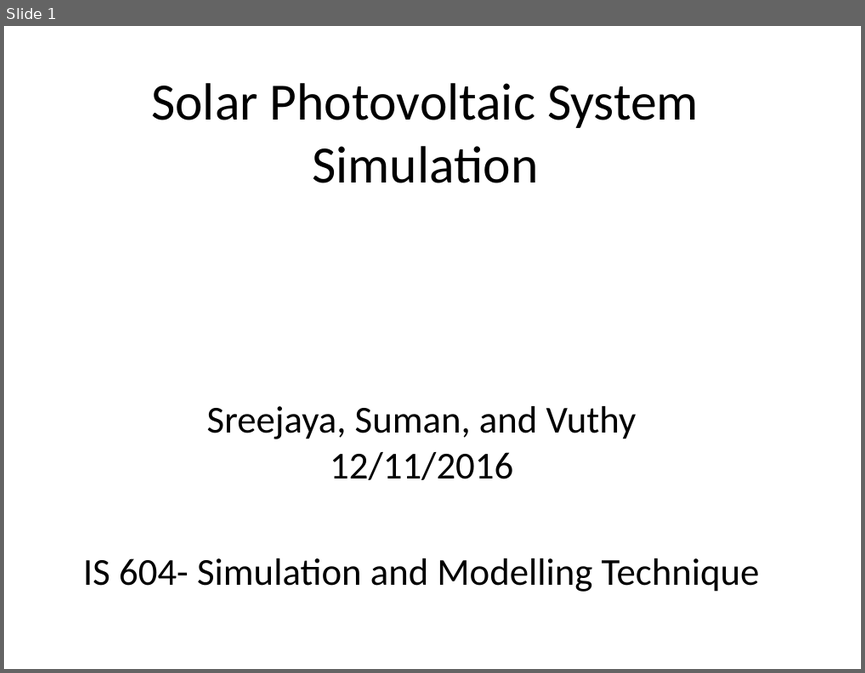
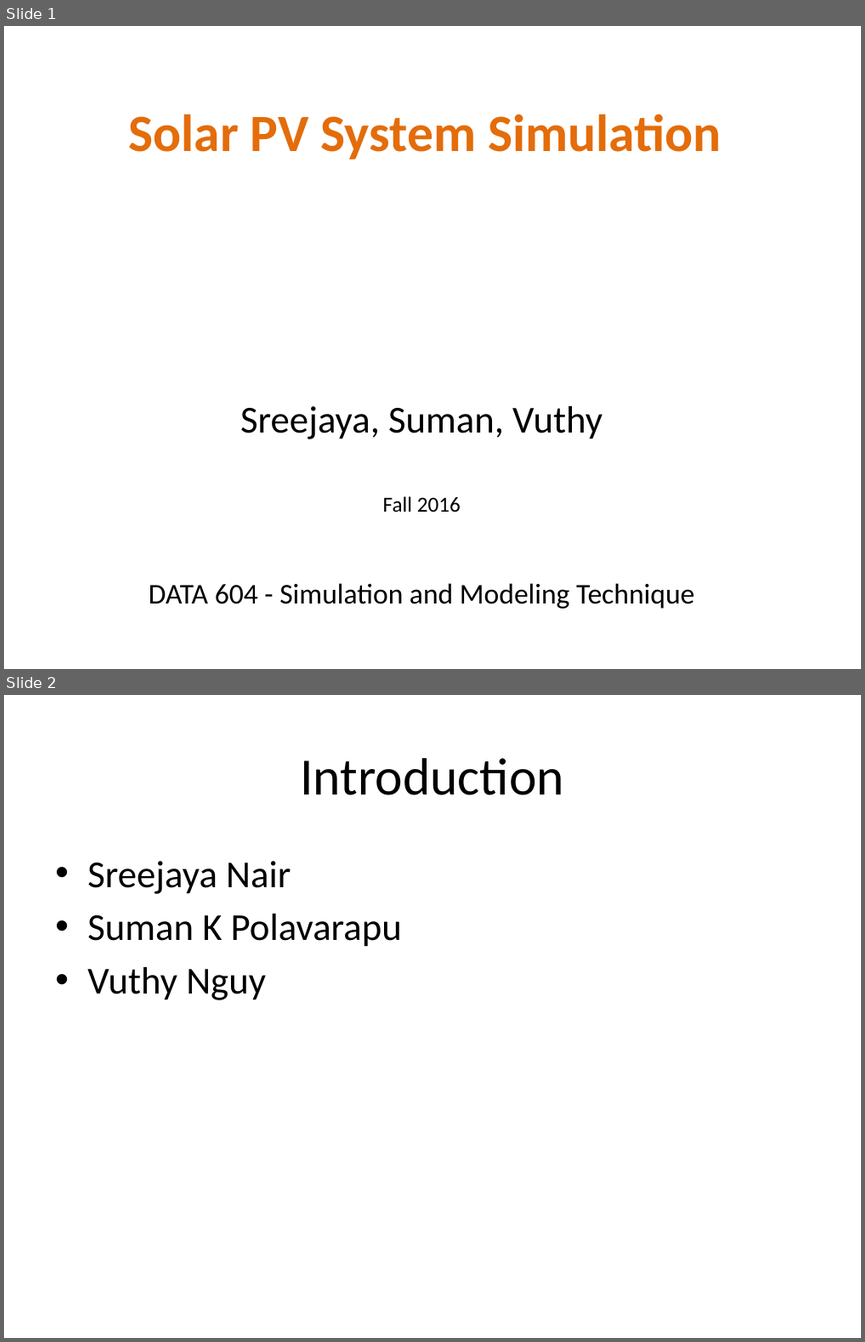
Before and after one commit to Nguyver/DATA621, a slide deck: DATA604_Final/Solar Photovoltaic System Simulation.pptx. Shown one above the other, each under a label of ours: slide 1 before the commit, slides 1 and 2 after it. The pictures are 865x673 and 865x1342 pixels, drawn with LibreOffice and Linux fonts; fonts in the diff are those of the drawing; background and template pictures are left out. Boxes give left, top, right and bottom in pixels: in the first picture for what was removed or moved away, otherwise in the second. Text is boxed around its words. In the diff, an @@ line names an element or a change of style, - is before the commit and + after.

```diff
--- a/DATA604_Final/Solar Photovoltaic System Simulation.pptx
+++ b/DATA604_Final/Solar Photovoltaic System Simulation.pptx
@@ slide 2 added at (4,695,861,1338), background picture (left out) @@
@@ title added at (300,758,564,795), 44 pt, text #000000 @@
+Introduction
@@ text added at (87,861,402,1000), 32 pt, text #000000 @@
+• Sreejaya Nair
+• Suman K Polavarapu
+• Vuthy Nguy
@@ slide 1 changed as well @@
@@ title at (128,114,721,159): text changed; text colour #000000 to #E46C0A; bold on @@
-Solar Photovoltaic System Simulation
+Solar PV System Simulation
@@ subtitle at (148,406,694,608): text changed; size 32 to 24 pt @@
-Sreejaya, Suman, and Vuthy
-12/11/2016
-IS 604- Simulation and Modelling Technique
+Sreejaya, Suman, Vuthy
+Fall 2016
+DATA 604 - Simulation and Modeling Technique
```
Also in this commit, not shown: 2 other slides changed, 4 other slides added, 2 slides removed, 1 other file.
